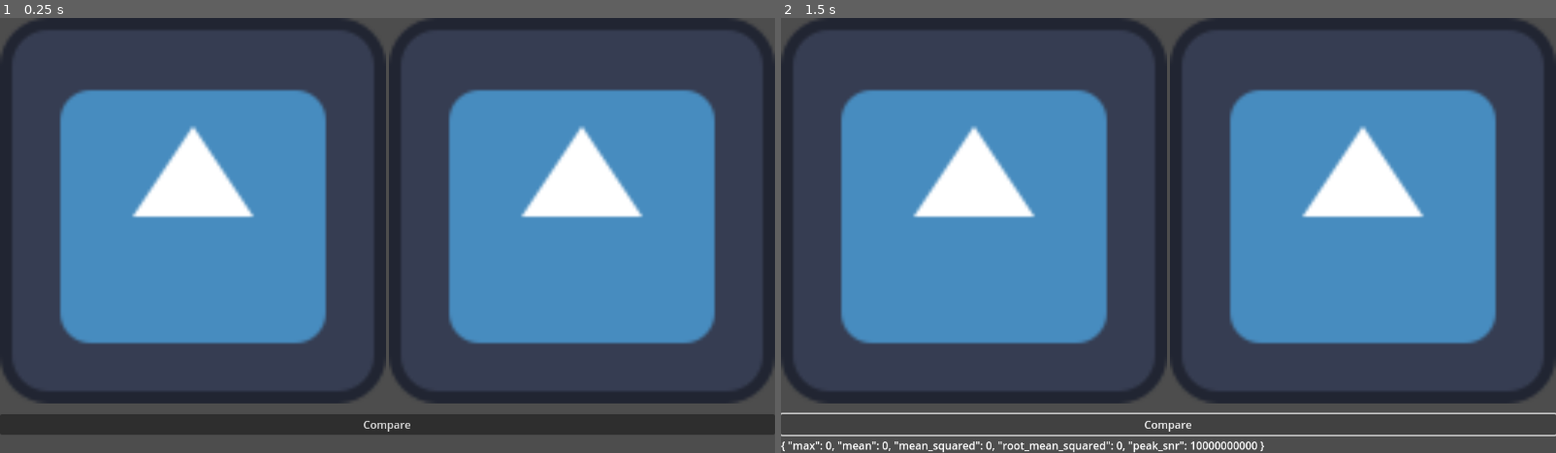
Above: before the commit, frames 1-2 (left to right).
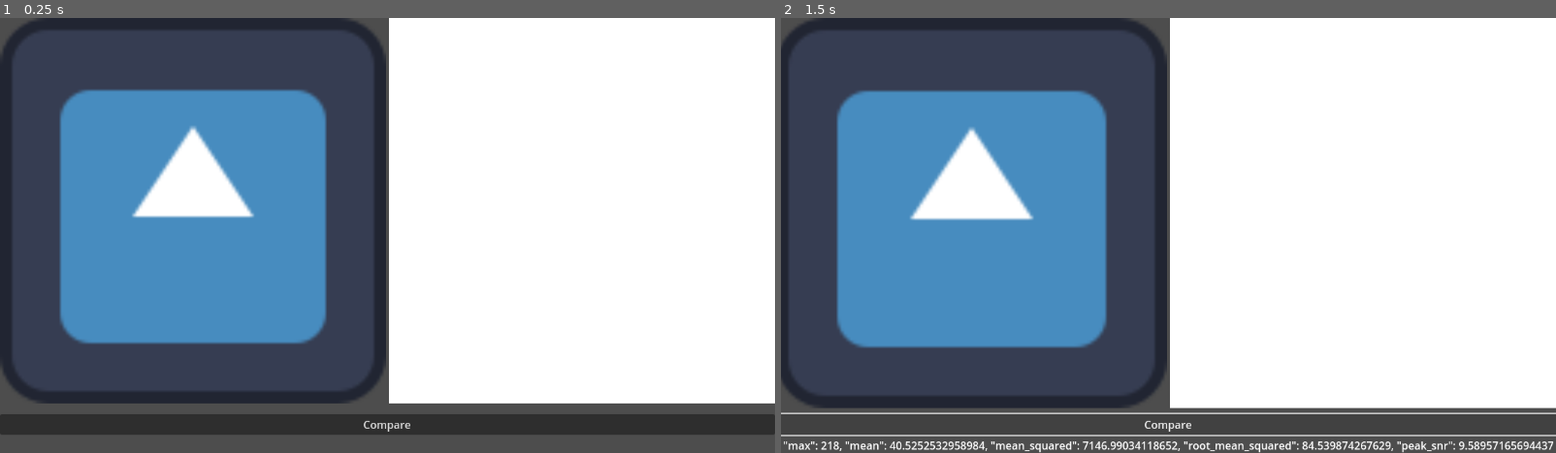
Above: after the commit, the same moments.

Repository: Gigabajt000/Godot-szkolny
Game: Godot game, scene res://main.tscn
The game is run twice, just before and just after one commit, with the same random seed, the same clock (stepped at 60 frames per second) and the same inputs. The engine's default icon, where the game draws it, is replaced by a stand-in: a white triangle on a blue panel in a dark square.
Inputs:
- Up to frame 1 (0.25 s): no input
- Up to frame 2 (1.5 s): click "Compare" at 0.5 s; click "Compare" at 1.25 s

The runs differ from the first frame. In frame 1, 43% of the frame differs, in the area x 50-100%, y 0-89%; in frame 2, 47%, in the area x 0-100%, y 0-100%.

Commit message:
biały prostokompt

Diff:
--- a/main.gd
+++ b/main.gd
@@ -4,16 +4,9 @@
 @export var target: TextureRect
 @export var label: Label
 
-func _ready() -> void:
-	pass
-
-
-func _process(delta: float) -> void:
-	pass
-
 
 func _on_button_pressed() -> void:
-	var source_image := target.texture.get_image()
+	var source_image := source.texture.get_image()
 	var target_image := target.texture.get_image()
-	var metrics := source.texture.get_image().compute_image_metrics(target_image, true)
+	var metrics := source_image.compute_image_metrics(target_image, true)
 	label.text = str(metrics)
--- a/main.tscn
+++ b/main.tscn
@@ -1,8 +1,16 @@
-[gd_scene load_steps=4 format=3 uid="uid://dbrpslafumqtk"]
+[gd_scene load_steps=7 format=3 uid="uid://dbrpslafumqtk"]
 
 [ext_resource type="Script" path="res://main.gd" id="1_ie0y2"]
 [ext_resource type="PackedScene" uid="uid://c581u8slmygld" path="res://win_screen.tscn" id="1_p7fmq"]
 [ext_resource type="Texture2D" uid="uid://cefnw4d3j3ct7" path="res://icon.svg" id="2_5btdq"]
+[ext_resource type="Script" path="res://painter.gd" id="3_l03cv"]
+
+[sub_resource type="FastNoiseLite" id="FastNoiseLite_wt4l3"]
+
+[sub_resource type="NoiseTexture2D" id="NoiseTexture2D_yhp02"]
+width = 128
+height = 128
+noise = SubResource("FastNoiseLite_wt4l3")
 
 [node name="Main" type="Node2D" node_paths=PackedStringArray("source", "target", "label")]
 script = ExtResource("1_ie0y2")
@@ -32,8 +40,9 @@
 [node name="Target" type="TextureRect" parent="DrawingLayer/VBoxContainer/HBoxContainer"]
 layout_mode = 2
 size_flags_horizontal = 3
-texture = ExtResource("2_5btdq")
+texture = SubResource("NoiseTexture2D_yhp02")
 stretch_mode = 4
+script = ExtResource("3_l03cv")
 
 [node name="Button" type="Button" parent="DrawingLayer/VBoxContainer"]
 layout_mode = 2
--- /dev/null
+++ b/painter.gd
@@ -0,0 +1,13 @@
+extends TextureRect
+
+@export var image_size := Vector2i(128, 128)
+var image: Image
+
+func _ready() -> void:
+	image = Image.create(image_size.x, image_size.y, false, Image.FORMAT_RGBA8)
+	image.fill(Color.WHITE)
+	texture = ImageTexture.create_from_image(image)
+
+
+func _process(delta: float) -> void:
+	pass
